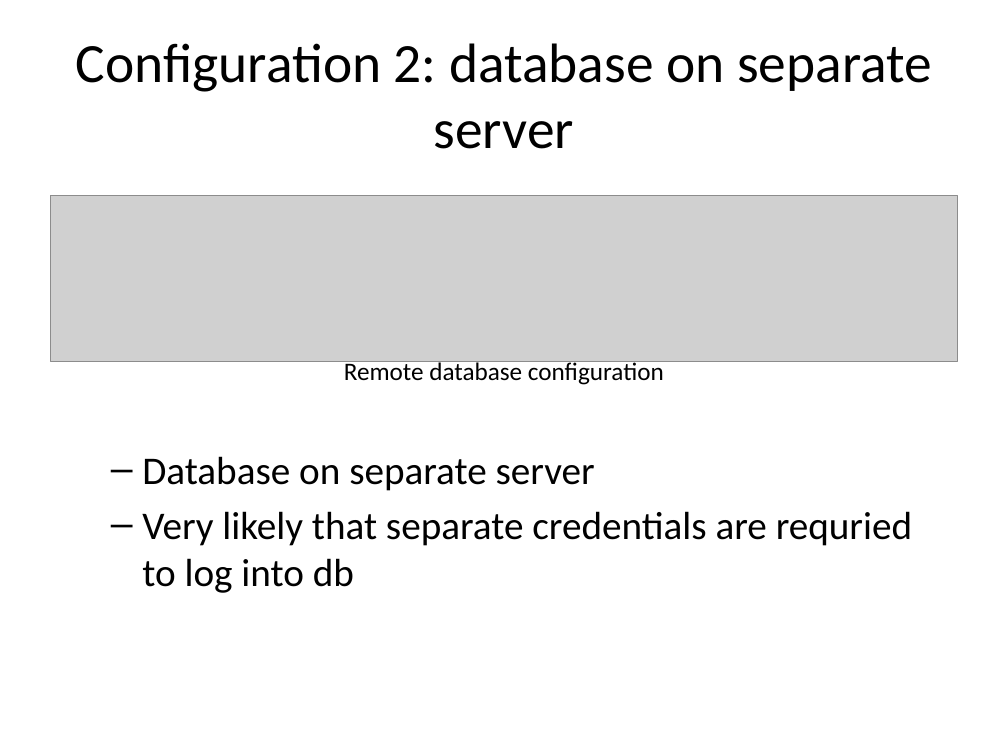
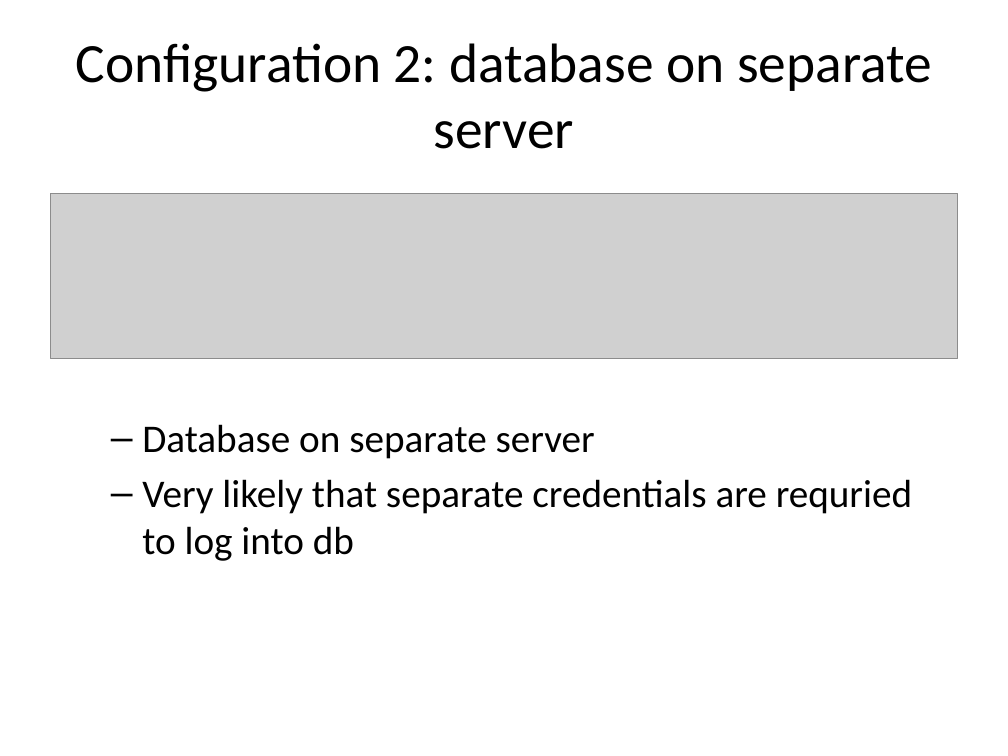
Before and after one commit to pcmathias/MSACL-intermediate-R-course, a slide deck: slide 5 of slides/06---Using-databases.pptx. Drawn at 1008x756 pixels with LibreOffice and Linux fonts; fonts in the diff are those of the drawing; grey boxes stand for pictures. Boxes give left, top, right and bottom in pixels: in the first picture for what was removed or moved away, otherwise in the second. Text is boxed around its words. In the diff, an @@ line names an element or a change of style, - is before the commit and + after.

```diff
--- a/slides/06---Using-databases.pptx
+++ b/slides/06---Using-databases.pptx
@@ text removed at box(344, 359, 664, 385) @@
-Remote database configuration
@@ text "Database on separate server": place and size @@
-text "Database on separate server" at box(142, 456, 912, 593)
+text "Database on separate server" at box(142, 424, 912, 561)
```
Also in this commit, not shown: 6 other slides changed, 3 slides added, 1 other file.
